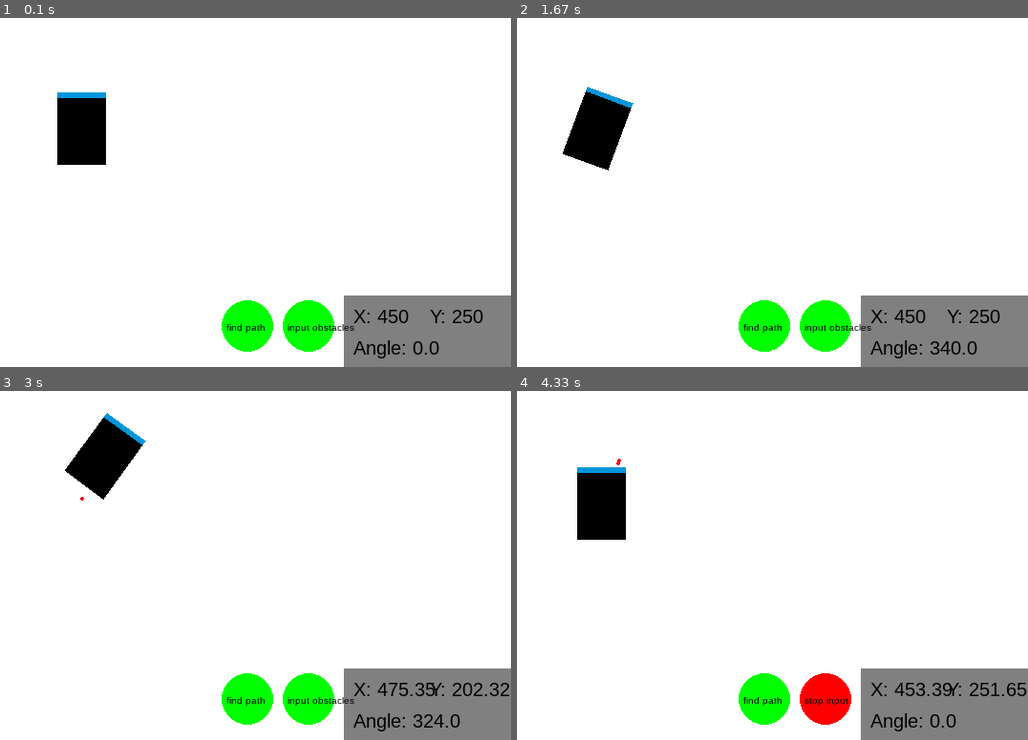
Above: before the commit, frames 1-4 (two rows, left to right).
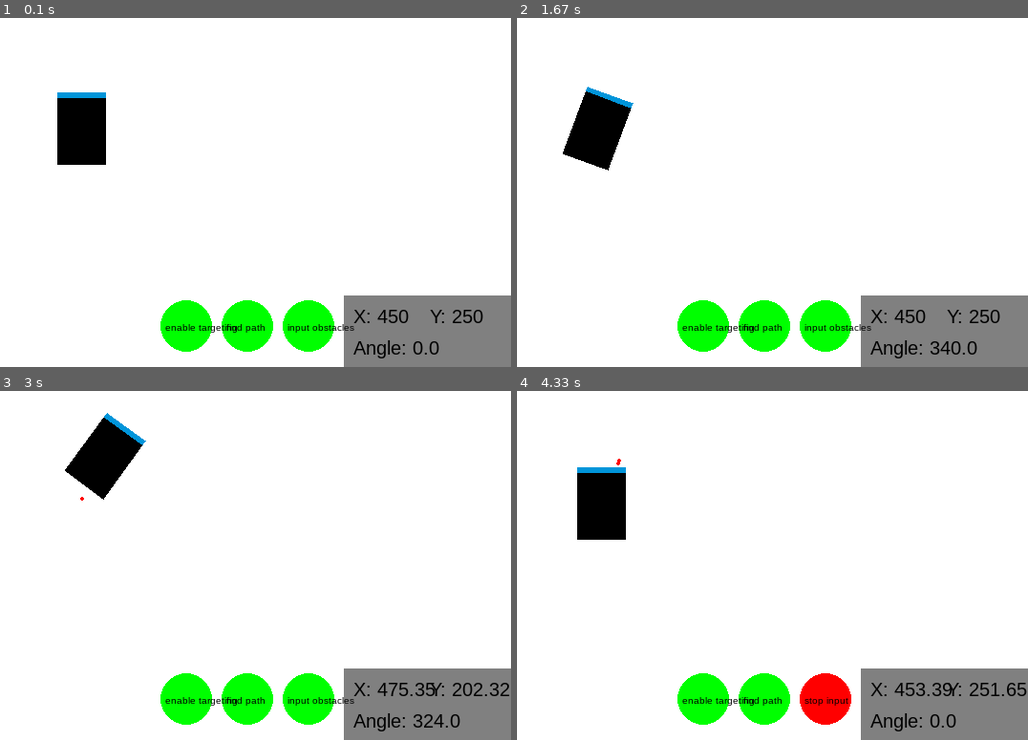
Above: after the commit, the same moments.

Repository: Wooyceps/mobile-robot-pygame-simulation
Game: pygame game, started from main.py
Same seed, same stepped clock (60 frames per second), same inputs: the game is played once before the commit and once after it.
Inputs (mouse positions are in pixels of both pictures, inside the frame that each line leads up to):
- Up to frame 1 (0.1 s): no input
- Up to frame 2 (1.67 s): click (700, 325) at 0.38 s, where only the run after the commit has a clickable "enable targeting"; click (568, 150) at 0.72 s; click "find path" at 1.05 s; hold Right from 1.33 s (still down)
- Up to frame 3 (3 s): release Right at 1.8 s; hold Up 1.83-2.13 s; hold Right 2.17-2.63 s; hold Left from 2.67 s (still down)
- Up to frame 4 (4.33 s): release Left at 3.2 s; click "input obstacles" at 3.28 s; hold Down 3.57-3.87 s; hold Left 3.9-4.3 s

The runs differ from the first frame. In frame 1, 1.2% of the frame differs, in the area x 31-47%, y 80-96%; in frame 2, 1.2%; in frame 3, 1.2%; in frame 4, 1.2%.

Commit message:
fixed target setting

Diff:
--- a/map.py
+++ b/map.py
@@ -23,6 +23,7 @@
         self.enable_map = True
         self.enable_input = False
         self.enable_pathfinding = False
+        self.enable_targeting = False
         self.amr = amr
         self.width = WIDTH
         self.height = HEIGHT
@@ -33,8 +34,10 @@
         self.obstacles = []
         self.button_radius = INTERFACE_HEIGHT // 2 - 10
         self.button_1 = (WIDTH - INTERFACE_WIDTH - self.button_radius - 10, HEIGHT - INTERFACE_HEIGHT + self.button_radius + 5)
-        self.button_2 = (self.button_1[0] - 2*self.button_radius - 10, self.button_1[1])
+        self.button_2 = (self.button_1[0] - 2 * self.button_radius - 10, self.button_1[1])
+        self.button_3 = (self.button_2[0] - 2 * self.button_radius - 10, self.button_2[1])
         self.font = pg.font.SysFont(FONT, 10)
+        self.target = None
 
     def input_obstacles(self, mouse_down, mouse_up):
         """
@@ -62,6 +65,9 @@
             elif self.button_2[0] - self.button_radius <= mouse_pos[0] <= self.button_2[0] + self.button_radius and \
                     self.button_2[1] - self.button_radius <= mouse_pos[1] <= self.button_2[1] + self.button_radius:
                 return True
+            elif self.button_3[0] - self.button_radius <= mouse_pos[0] <= self.button_3[0] + self.button_radius and \
+                    self.button_3[1] - self.button_radius <= mouse_pos[1] <= self.button_3[1] + self.button_radius:
+                return True
         return False
 
     def put_obstacle_on_grid(self):
@@ -100,6 +106,9 @@
             elif self.button_2[0] - self.button_radius <= mouse_pos[0] <= self.button_2[0] + self.button_radius and \
                     self.button_2[1] - self.button_radius <= mouse_pos[1] <= self.button_2[1] + self.button_radius:
                 self.enable_pathfinding = not self.enable_pathfinding
+            elif self.button_3[0] - self.button_radius <= mouse_pos[0] <= self.button_3[0] + self.button_radius and \
+                    self.button_3[1] - self.button_radius <= mouse_pos[1] <= self.button_3[1] + self.button_radius:
+                self.enable_targeting = not self.enable_targeting
 
     def draw_buttons(self):
         if not self.enable_input:
@@ -118,6 +127,14 @@
             pg.draw.circle(WIN, RED, (self.button_2[0], self.button_2[1]), self.button_radius)
             WIN.blit(self.font.render(
                 "stop", 1, BLACK), (self.button_2[0] - self.button_radius + 5, self.button_2[1] - 5))
+        if not self.enable_targeting:
+            pg.draw.circle(WIN, GREEN, (self.button_3[0], self.button_3[1]), self.button_radius)
+            WIN.blit(self.font.render(
+                "enable targeting", 1, BLACK), (self.button_3[0] - self.button_radius + 5, self.button_3[1] - 5))
+        else:
+            pg.draw.circle(WIN, RED, (self.button_3[0], self.button_3[1]), self.button_radius)
+            WIN.blit(self.font.render(
+                "disable targeting", 1, BLACK), (self.button_3[0] - self.button_radius + 5, self.button_3[1] - 5))
 
     def draw_obstacles(self):
         for obstacle in self.obstacles:
@@ -125,14 +142,25 @@
 
     def handle_obstacles(self, mouse_down, mouse_up=None):
         self.button_handler(mouse_down)
-        if self.enable_input:
+        if self.enable_targeting:
+            if mouse_down is not None:
+                if not self.is_on_button(mouse_down) and not self.is_obstacle(mouse_down):
+                    self.target = mouse_down
+                    print("target set")
+                    self.enable_targeting = False if self.target else True
+                elif self.is_obstacle(mouse_down):
+                    print("Target is on an obstacle.")
+        elif self.enable_input:
             self.input_obstacles(mouse_down, mouse_up)
         elif self.enable_pathfinding:
-            start = time()
-            self.put_obstacle_on_grid()
-            # pathfinding algorithm here
-            print(f"Time taken: {time() - start} s")
-            self.enable_pathfinding = False
+            if self.target is not None:
+                start = time()
+                self.put_obstacle_on_grid()
+                path = self.a_star((int(self.target[1] // 10), int(self.target[0] // 10)))
+                print(f"Time taken: {time() - start} s")
+                self.enable_pathfinding = False
+            else:
+                print("Target is not set yet.")
 
     def draw(self):
         if self.enable_map:
@@ -174,7 +202,7 @@
                 if node_position[0] > (len(self.downsized_grid) - 1) or node_position[0] < 0 or node_position[1] > (len(self.downsized_grid[len(self.downsized_grid)-1]) -1) or node_position[1] < 0:
                     continue
 
-                if self.downsized_grid[node_position[0]][node_position[1]] != 0:
+                if self.downsized_grid[int(node_position[0])][int(node_position[1])] != 0:
                     continue
 
                 new_node = AStarNode(current_node, node_position)
